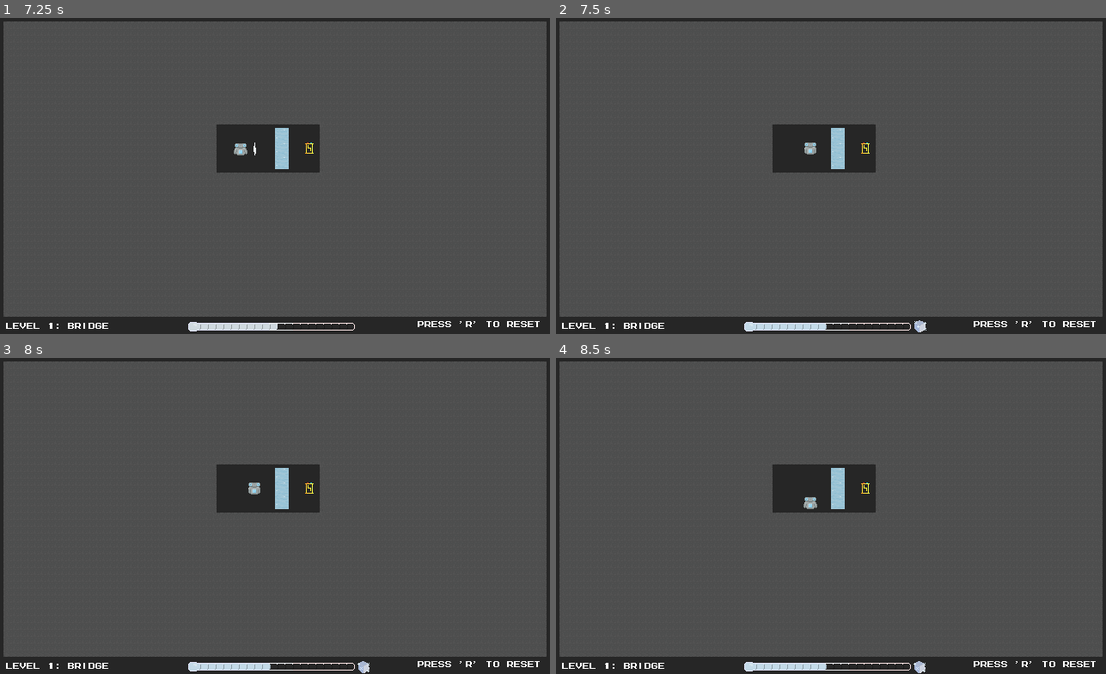
Above: before the commit, frames 1-4 (two rows, left to right).
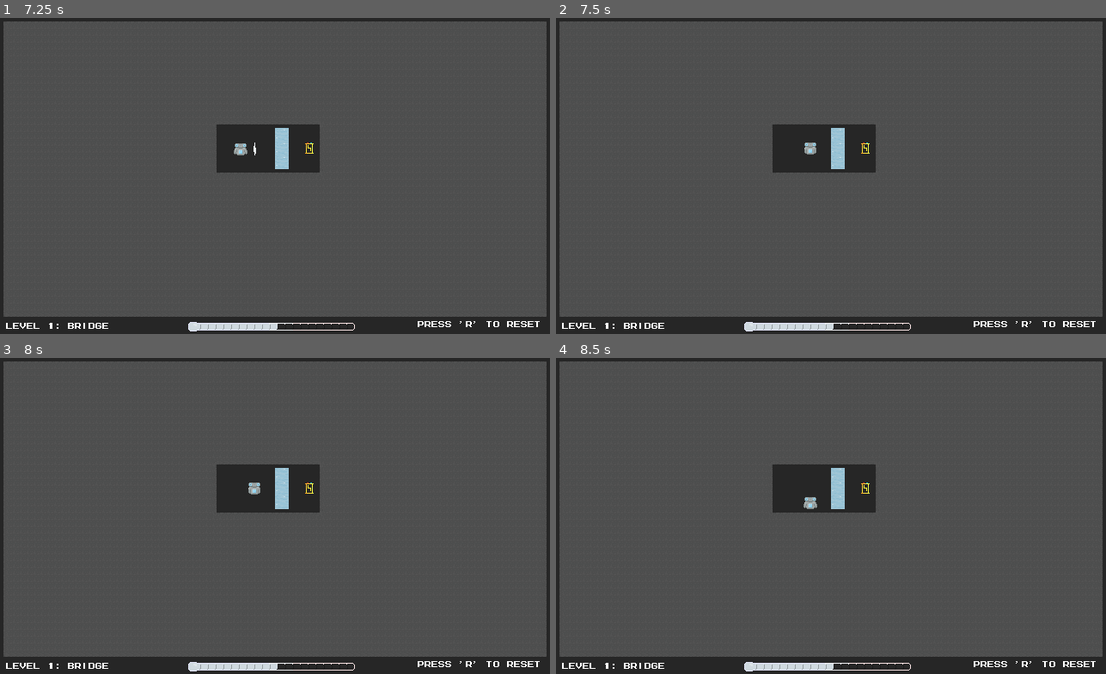
Above: after the commit, the same moments.

Repository: PhotonChaos/TemperatureBalance
Game: Godot game, scene res://scenes/main.tscn
Same seed, same stepped clock (60 frames per second), same inputs: the game is played once before the commit and once after it.
Inputs (mouse positions are in pixels of both pictures, inside the frame that each line leads up to):
- Up to frame 1 (7.25 s): tap Space (start_game) at 0.5, 1.35, 2.85, 4.35, 5.85 s; move the mouse to (396, 160) at 0.52 s; hold Right (move_right) 0.53-1.28 s; hold Space (start_game) 0.53-1.28 s; click (396, 160) at 0.67 s; tap R (retry) every 0.75 s from 1.25 to 4.25 s; move the mouse to (165, 191) at 1.27 s; hold Down (move_down) 1.28-2.03 s; move the mouse to (330, 106) at 2.02 s; hold Right (move_right) 2.03-2.78 s; hold Space (start_game) 2.03-2.78 s; move the mouse to (247, 239) at 2.77 s; hold Up (move_up) 2.78-3.53 s; click (247, 239) at 2.92 s; move the mouse to (440, 223) at 3.52 s; hold Space (start_game) 3.53-4.28 s; hold Left (move_left) 3.53-5.03 s; move the mouse to (110, 128) at 4.27 s; move the mouse to (302, 176) at 5.02 s; hold Down (move_down) 5.03-5.78 s; hold Space (start_game) 5.03-5.78 s; click (302, 176) at 5.17 s; move the mouse to (192, 97) at 5.77 s; hold Right (move_right) 5.78-6.53 s; move the mouse to (396, 160) at 6.52 s; hold Up (move_up) from 6.53 s (still down); hold Space (start_game) from 6.53 s (still down)
- Up to frame 2 (7.5 s): move the mouse to (721, 191) at 7.27 s; release Up (move_up) at 7.28 s; release Space (start_game) at 7.28 s; hold Right (move_right) from 7.28 s (still down); tap Space (start_game) at 7.35 s; click (721, 191) at 7.42 s
- Up to frame 3 (8 s): keep holding Right (move_right)
- Up to frame 4 (8.5 s): move the mouse to (886, 446) at 8.02 s; release Right (move_right) at 8.03 s; hold Down (move_down) from 8.03 s (still down); hold Space (start_game) from 8.03 s (still down)

Frame 1 is identical in both runs. In frame 2, less than 0.1% of the frame differs, in the area x 49-68%, y 95-100%; in frame 3, less than 0.1%; in frame 4, less than 0.1%.
Error after the commit: Cannot call method 'hide' on a null value. (res://scripts/game.gd:100)

Commit message:
Add battery pickup SFX

Diff:
--- a/scenes/main.tscn
+++ b/scenes/main.tscn
@@ -9,92 +9,23 @@
 [ext_resource type="PackedScene" uid="uid://dxmhjfbwfb6gm" path="res://scenes/levels/Tutorial3.tscn" id="5_jamrn"]
 [ext_resource type="PackedScene" uid="uid://bjdag3d8dtyo0" path="res://scenes/levels/Challenge1.tscn" id="6_tnap7"]
 [ext_resource type="PackedScene" uid="uid://c0e45rx2qtbde" path="res://scenes/levels/Challenge2.tscn" id="7_12tus"]
-[ext_resource type="PackedScene" uid="uid://bqyladtx4o1x1" path="res://scenes/levels/Tutorial5.tscn" id="8_a303j"]
-[ext_resource type="PackedScene" uid="uid://duaegsqlc2sl3" path="res://scenes/levels/Challenge3.tscn" id="9_77223"]
+[ext_resource type="PackedScene" path="res://scenes/levels/Tutorial5.tscn" id="8_a303j"]
+[ext_resource type="PackedScene" path="res://scenes/levels/Challenge3.tscn" id="9_77223"]
 [ext_resource type="PackedScene" uid="uid://caa2futy5kh05" path="res://scenes/thermometer.tscn" id="9_kc3wl"]
 [ext_resource type="PackedScene" uid="uid://c6o1prkrwh8bx" path="res://audio/effects/DeathSFXHandler.tscn" id="10_2l2ee"]
-[ext_resource type="PackedScene" uid="uid://b8dtewg8a8guf" path="res://scenes/levels/Challenge4.tscn" id="10_egq68"]
-[ext_resource type="PackedScene" uid="uid://dv0x8sy68myi8" path="res://scenes/levels/Challenge5.tscn" id="11_8rgfa"]
+[ext_resource type="PackedScene" path="res://scenes/levels/Challenge4.tscn" id="10_egq68"]
+[ext_resource type="PackedScene" path="res://scenes/levels/Challenge5.tscn" id="11_8rgfa"]
 [ext_resource type="AudioStream" uid="uid://cuhf8k348bx5p" path="res://audio/effects/Melt.wav" id="11_al86s"]
 [ext_resource type="PackedScene" uid="uid://c3bsieyrhkmwh" path="res://scenes/MainMenu.tscn" id="11_jm3ud"]
 [ext_resource type="AudioStream" uid="uid://lnc4nafmpuf4" path="res://audio/effects/Freeze.wav" id="12_80a3x"]
 [ext_resource type="AudioStream" uid="uid://cjp8y73uj5c4o" path="res://audio/effects/IcePickup.wav" id="13_4nidr"]
-[ext_resource type="PackedScene" path="res://scenes/levels/Challenge6.tscn" id="13_erdli"]
 [ext_resource type="AudioStream" uid="uid://bsihufggi4ubi" path="res://audio/effects/FirePickup.wav" id="14_lkvoy"]
 [ext_resource type="AudioStream" uid="uid://dcb441fsv2sra" path="res://audio/effects/LevelComplete.wav" id="15_gh57y"]
 [ext_resource type="PackedScene" uid="uid://c54c46vwr6weo" path="res://scenes/WinScreen.tscn" id="17_ah4y5"]
+[ext_resource type="AudioStream" uid="uid://cfo2feh5x0qme" path="res://audio/effects/BatteryPickup.wav" id="21_0gbns"]
 [ext_resource type="AudioStream" uid="uid://bk3wydsiedryw" path="res://audio/effects/Evaporate.wav" id="21_fs8h1"]
 [ext_resource type="Theme" uid="uid://coo5bwre2dob0" path="res://main_theme.tres" id="23_5yikk"]
 [ext_resource type="Script" path="res://scripts/level_stats.gd" id="24_pqpeu"]
-[ext_resource type="Texture2D" uid="uid://lan4vdrweiid" path="res://textures/UI/SteamIcon-Sheet.png" id="26_erw34"]
-[ext_resource type="Texture2D" uid="uid://cq4hx86kmjolt" path="res://textures/UI/IceCubeMelting-Sheet.png" id="26_toomn"]
-[ext_resource type="Texture2D" uid="uid://8vkk7efxs3l1" path="res://textures/UI/IceCubeFreezing-Sheet.png" id="27_vv8ik"]
-
-[sub_resource type="AtlasTexture" id="AtlasTexture_n8f4s"]
-atlas = ExtResource("26_erw34")
-region = Rect2(0, 0, 16, 16)
-
-[sub_resource type="AtlasTexture" id="AtlasTexture_bh2gx"]
-atlas = ExtResource("26_erw34")
-region = Rect2(16, 0, 16, 16)
-
-[sub_resource type="SpriteFrames" id="SpriteFrames_uvahb"]
-animations = [{
-"frames": [{
-"duration": 1.0,
-"texture": SubResource("AtlasTexture_n8f4s")
-}, {
-"duration": 1.0,
-"texture": SubResource("AtlasTexture_bh2gx")
-}],
-"loop": true,
-"name": &"default",
-"speed": 3.0
-}]
-
-[sub_resource type="AtlasTexture" id="AtlasTexture_sfkkf"]
-atlas = ExtResource("26_toomn")
-region = Rect2(0, 0, 16, 16)
-
-[sub_resource type="AtlasTexture" id="AtlasTexture_ol2to"]
-atlas = ExtResource("26_toomn")
-region = Rect2(16, 0, 16, 16)
-
-[sub_resource type="SpriteFrames" id="SpriteFrames_3eebf"]
-animations = [{
-"frames": [{
-"duration": 1.0,
-"texture": SubResource("AtlasTexture_sfkkf")
-}, {
-"duration": 1.0,
-"texture": SubResource("AtlasTexture_ol2to")
-}],
-"loop": true,
-"name": &"default",
-"speed": 3.0
-}]
-
-[sub_resource type="AtlasTexture" id="AtlasTexture_jndhx"]
-atlas = ExtResource("27_vv8ik")
-region = Rect2(0, 0, 16, 16)
-
-[sub_resource type="AtlasTexture" id="AtlasTexture_esybr"]
-atlas = ExtResource("27_vv8ik")
-region = Rect2(16, 0, 16, 16)
-
-[sub_resource type="SpriteFrames" id="SpriteFrames_sxotj"]
-animations = [{
-"frames": [{
-"duration": 1.0,
-"texture": SubResource("AtlasTexture_jndhx")
-}, {
-"duration": 1.0,
-"texture": SubResource("AtlasTexture_esybr")
-}],
-"loop": true,
-"name": &"default",
-"speed": 3.0
-}]
 
 [sub_resource type="LabelSettings" id="LabelSettings_axt1d"]
 font_size = 11
@@ -104,7 +35,7 @@
 
 [node name="MainGame" type="Node2D"]
 script = ExtResource("1_yeod1")
-levels = Array[PackedScene]([ExtResource("2_bh3j1"), ExtReso …(193 unchanged characters)… rce("10_egq68"), ExtResource("11_8rgfa"), ExtResource("13_erdli")])
+levels = Array[PackedScene]([ExtResource("2_bh3j1"), ExtReso …(193 unchanged characters)… rce("10_egq68"), ExtResource("11_8rgfa")])
 level_test_index = 1
 
 [node name="SoundtrackHandler" parent="." instance=ExtResource("3_j0vxa")]
@@ -112,22 +43,6 @@
 [node name="Thermometer" parent="." instance=ExtResource("9_kc3wl")]
 z_index = 1
 position = Vector2(320, 360)
-
-[node name="SteamIcon" type="AnimatedSprite2D" parent="Thermometer"]
-position = Vector2(121, -1)
-sprite_frames = SubResource("SpriteFrames_uvahb")
-frame = 1
-frame_progress = 0.69481
-
-[node name="MeltIcon" type="AnimatedSprite2D" parent="Thermometer"]
-position = Vector2(104, 0)
-sprite_frames = SubResource("SpriteFrames_3eebf")
-
-[node name="FreezeIcon" type="AnimatedSprite2D" parent="Thermometer"]
-position = Vector2(104, 0)
-sprite_frames = SubResource("SpriteFrames_sxotj")
-frame = 1
-frame_progress = 0.418776
 
 [node name="DeathSfxHandler" parent="." instance=ExtResource("10_2l2ee")]
 volume_db = -5.0
@@ -148,6 +63,10 @@
 
 [node name="LevelCompleteSfxHandler" parent="." instance=ExtResource("10_2l2ee")]
 stream = ExtResource("15_gh57y")
+volume_db = 8.0
+
+[node name="BatteryPickupSfxHandler" parent="." instance=ExtResource("10_2l2ee")]
+stream = ExtResource("21_0gbns")
 volume_db = 8.0
 
 [node name="EvaporateSfxHandler" parent="." instance=ExtResource("10_2l2ee")]
--- a/scripts/game.gd
+++ b/scripts/game.gd
@@ -37,6 +37,7 @@
 	$FreezeSfxHandler.attach_signal(current_level.freeze)
 	$EvaporateSfxHandler.attach_signal(current_level.steam)
 	$LevelCompleteSfxHandler.attach_signal(current_level.win)
+	$BatteryPickupSfxHandler.attach_signal(current_level.battery_sfx)
 func unload_level():
 	remove_child(current_level)
 	current_level.queue_free()
--- a/scripts/level.gd
+++ b/scripts/level.gd
@@ -9,6 +9,7 @@
 signal hot_pickup
 signal cold_pickup
 signal battery_pickup(num_collected: int)
+signal battery_sfx
 
 @export var level_name: String
 @export var player_template: PackedScene
@@ -156,5 +157,6 @@
 				win.emit()
 			else:
 				battery_pickup.emit(batteries_collected)
+				battery_sfx.emit()
 
 			set_tile(player_cell_x, player_cell_y, TileType.AIR)
